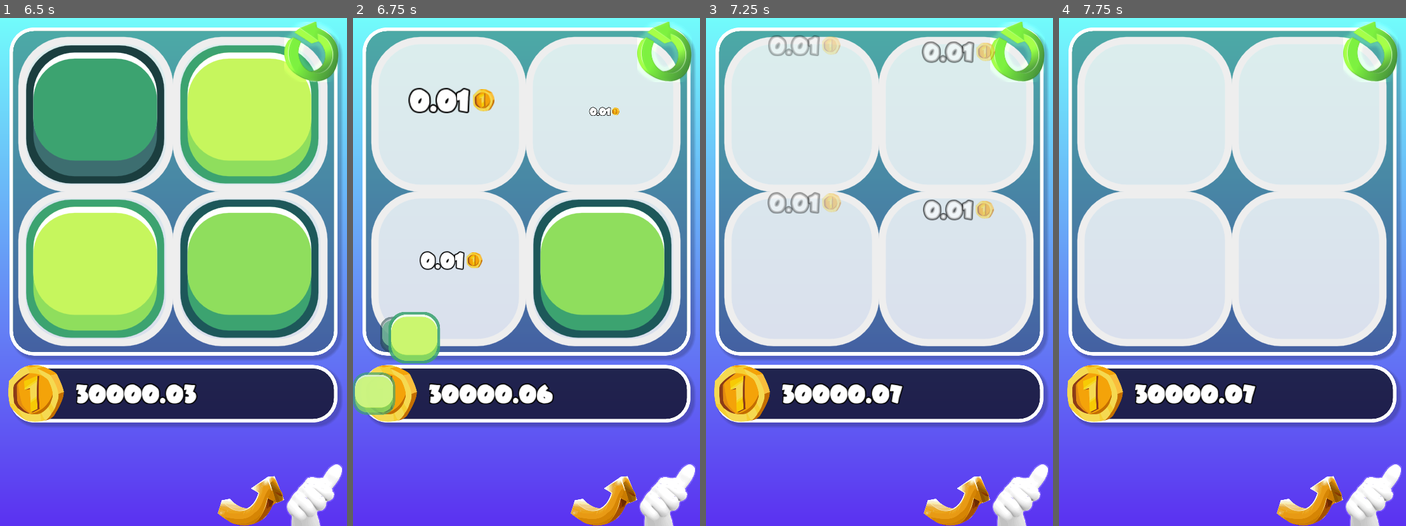
Above: before the commit, frames 1-4 (left to right).
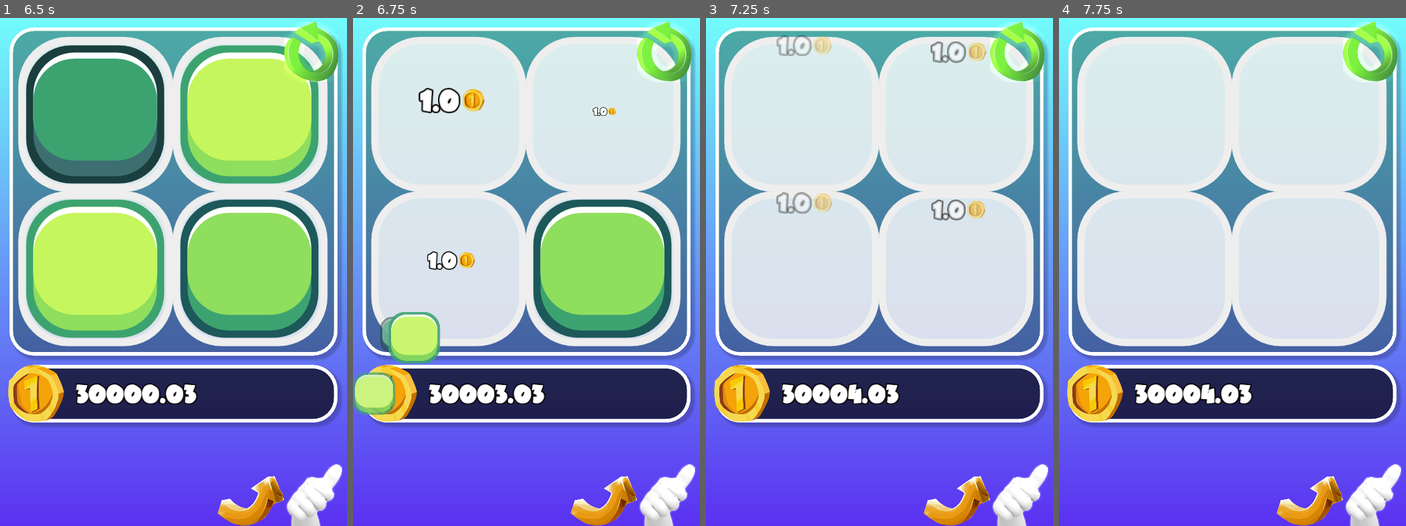
Above: after the commit, the same moments.

Repository: TimothyAlexisVass/a-game
Game: Godot game, scene res://scenes/main.tscn
The game is run twice, just before and just after one commit, with the same random seed, the same clock (stepped at 60 frames per second) and the same inputs.
Inputs (mouse positions are in pixels of both pictures, inside the frame that each line leads up to):
- Up to frame 1 (6.5 s): tap Enter at 0.5 s; move the mouse to (249, 246) at 0.52 s; hold Right (ui_right) 0.53-1.25 s; click (249, 246) at 0.67 s; drag from (104, 297) to (156, 373) at 1.27 s; move the mouse to (208, 160) at 2.02 s; hold Right (ui_right) 2.03-2.75 s; drag from (156, 373) to (69, 195) at 2.77 s; move the mouse to (277, 348) at 3.52 s; hold Left (ui_left) 3.53-4.25 s; drag from (69, 195) to (121, 145) at 4.27 s; move the mouse to (190, 272) at 5.02 s; hold Down (ui_down) 5.03-5.75 s; click (190, 272) at 5.17 s; drag from (121, 145) to (104, 297) at 5.77 s
- Up to frame 2 (6.75 s): click (665, 53) at 6.5 s
- Up to frame 3 (7.25 s): no input
- Up to frame 4 (7.75 s): move the mouse to (1308, 246) at 7.27 s; hold Up (ui_up) from 7.28 s (still down)

Frame 1 is identical in both runs. In frame 2, 1.9% of the frame differs, in the area x 15-77%, y 13-76%; in frame 3, 2.5%, in the area x 17-84%, y 3-76%; in frame 4, 0.4%.
Error before the commit: Invalid get index 'order' (on base: 'previously freed instance'). (res://scripts/grid.gd:250)
Error after the commit: Invalid get index 'order' (on base: 'previously freed instance'). (res://scripts/grid.gd:254)

Commit message:
Corrections in tile logic.

Diff:
--- a/scripts/achievements.gd
+++ b/scripts/achievements.gd
@@ -25,7 +25,7 @@
 		"reward": [1, 2, 1.5, 1 + 1/3, 1.25, 1.2],
 		"function": coins_achievements_function,
 		"image": load("res://assets/achievement_images/coin.svg"),
-		"description": ["Enables upgrades and income.", "Income +100%.", "Income  +50%", "Income +33%", "Income +25%", "Income +20%"]
+		"description": ["Enables upgrades and income.", "Doubles income.", "Income  +50%", "Income +33%", "Income +25%", "Income +20%"]
 	},
 	{
 		"name": "total_coins_ever",
--- a/scripts/grid.gd
+++ b/scripts/grid.gd
@@ -50,13 +50,17 @@
 			# print("swipe angle: " + str(angle))
 
 func combine_tiles(ctile, ctile2, column, row):
-	add_tile(ctile.order + 1, column, row)
-
+	# When tiles are combined,
+	# the previous ones are cleared.
 	ctile.queue_free()
 	ctile2.move(Main.board_to_pixel(Vector2(column, row)))
 	ctile2.clear_tile()
 
-	combine_value += 2 * ctile.value / 100.0
+	# and a new tile is created and added to Main.all_tiles[column][row]
+	add_tile(ctile.order + 1, column, row)
+
+	# coins are gained according to the value of the new tile
+	combine_value = Main.all_tiles[column][row].value / 100.0
 	Main.change_total(combine_value, ctile.position)
 	movement = true
 
@@ -243,7 +247,7 @@
 	return false
 
 func combination_possible():
-	# Check the four directions to see if the order matches
+	# Check the four directions if there is a tile with the same order
 	for column in Main.board_size:
 		for row in Main.board_size:
 			if Main.all_tiles[column][row] != null:
@@ -263,12 +267,17 @@
 	return false
 
 func add_tile(order, column, row):
+	# If there is already a tile in this position, clear it.
+	# This happens when Main.board_size is upgraded
 	if Main.all_tiles[column][row] != null:
 		Main.all_tiles[column][row].queue_free()
+	# Instance a new tile, set it's position, order,
 	tile = Main.tile_template.instance()
+	tile.position = Main.board_to_pixel(Vector2(column, row))
 	tile.order = order
+	# add it to the board
 	add_child(tile)
-	tile.position = Main.board_to_pixel(Vector2(column, row))
+	# and add it to the array
 	Main.all_tiles[column][row] = tile
 
 func add_tile_in_empty_position():
@@ -278,6 +287,7 @@
 		var column = floor(rand_range(0, Main.board_size))
 		var row = floor(rand_range(0, Main.board_size))
 		if(Main.all_tiles[column][row] == null):
+			# There is a 10% chance that the tile has a higher order
 			if rand_range(0, 1) < 0.9:
 				add_tile(Main.order, column, row)
 			else:
@@ -293,7 +303,7 @@
 
 	Main.move_enabled = true
 	full_board = false
-	combine_value = 0.01
+
 	get_node("../RecycleButton").visible = false
 
 	Main.all_tiles = []
--- a/scripts/tile.gd
+++ b/scripts/tile.gd
@@ -6,22 +6,19 @@
 
 func _enter_tree():
 	set_value()
+	# Scale is set to .1 because it will grow to 1
+	# in _ready() when added to the board.
 	self.scale = Vector2(.1, .1)
 
 func _ready():
-	set_order(order)
-#	Grow the tile when entering the board
+	# Grow the tile when added to the board
 	tween.interpolate_property(self, "scale", Vector2(.1, .1), Vector2(Main.tile_scale, Main.tile_scale), .6, tween.TRANS_CUBIC, tween.EASE_OUT)
 	tween.start()
 
-func set_order(number):
-	order = number
-	set_value()
+func set_value():
 	set_color()
-
-func set_value():
 	if Main.base == 0:
-		value = .01
+		value = 1
 		get_node("Value").text = ""
 	else:
 		if Main.increment == Main.increment_type.ADD:
@@ -32,7 +29,7 @@
 			value = pow(Main.base, order + 1)
 		else:
 			value = pow(Main.base, order * Main.base)
-	#	Set font size
+		# Set font size
 		var number_length = 1 + floor(log(value)/log(10))
 		var string = "res://assets/fonts/length" + str(number_length) + ".tres"
 		var font = load(string)
Not shown, changed: next-actions
